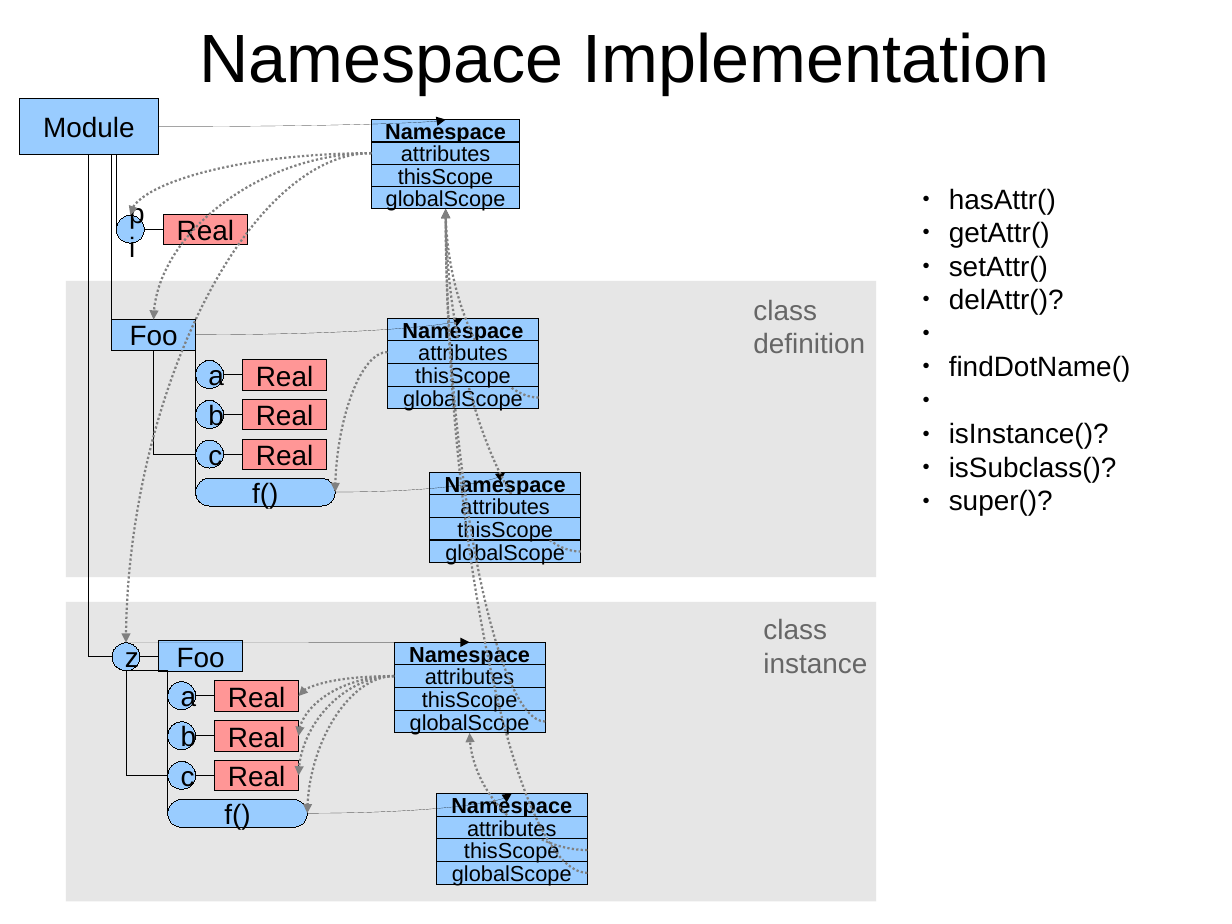
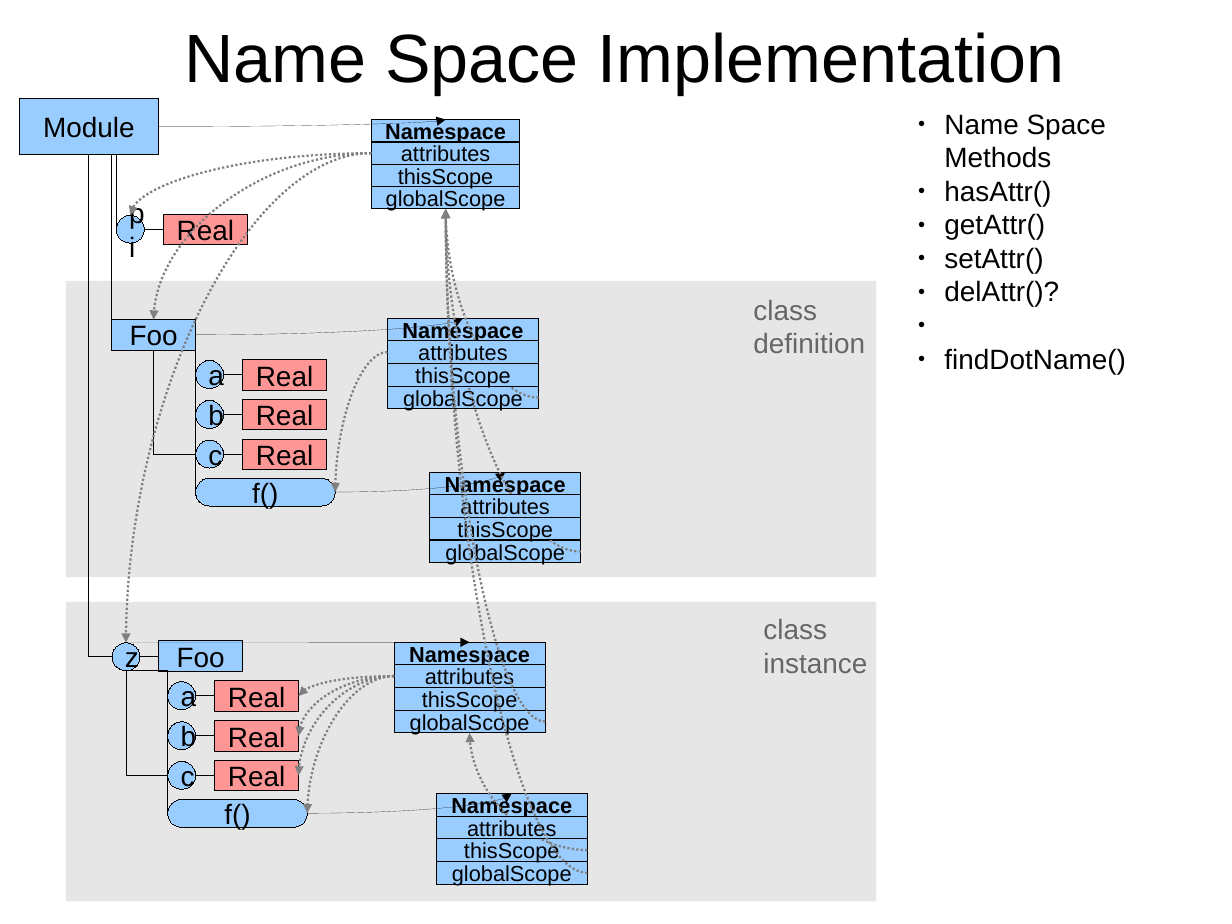
Before and after one commit to eike-welk/freeode, a slide deck: slide 7 of freeode_py/SIML Compiler Outline.odp (slide 6 before the commit). Drawn at 1232x924 pixels with LibreOffice and Linux fonts; fonts in the diff are those of the drawing. Boxes give left, top, right and bottom in pixels: in the first picture for what was removed or moved away, otherwise in the second. Text is boxed around its words. In the diff, an @@ line names an element or a change of style, - is before the commit and + after.

```diff
--- a/freeode_py/SIML Compiler Outline.odp
+++ b/freeode_py/SIML Compiler Outline.odp
@@ title at (184, 32, 1065, 95): text changed @@
-Namespace Implementation
+Name Space Implementation
@@ text "Name Space Methods": place and size @@
-text "Name Space Methods" at (949, 188, 1117, 516)
+text "Name Space Methods" at (944, 114, 1126, 374)
@@ text at (944, 114, 1106, 168): paragraph added @@
+● Name Space Methods
@@ text at (949, 422, 1117, 516): paragraphs removed @@
-● isInstance()?
-● isSubclass()?
-● super()?
```
Also in this commit, not shown: 3 other slides changed, 3 other files.
